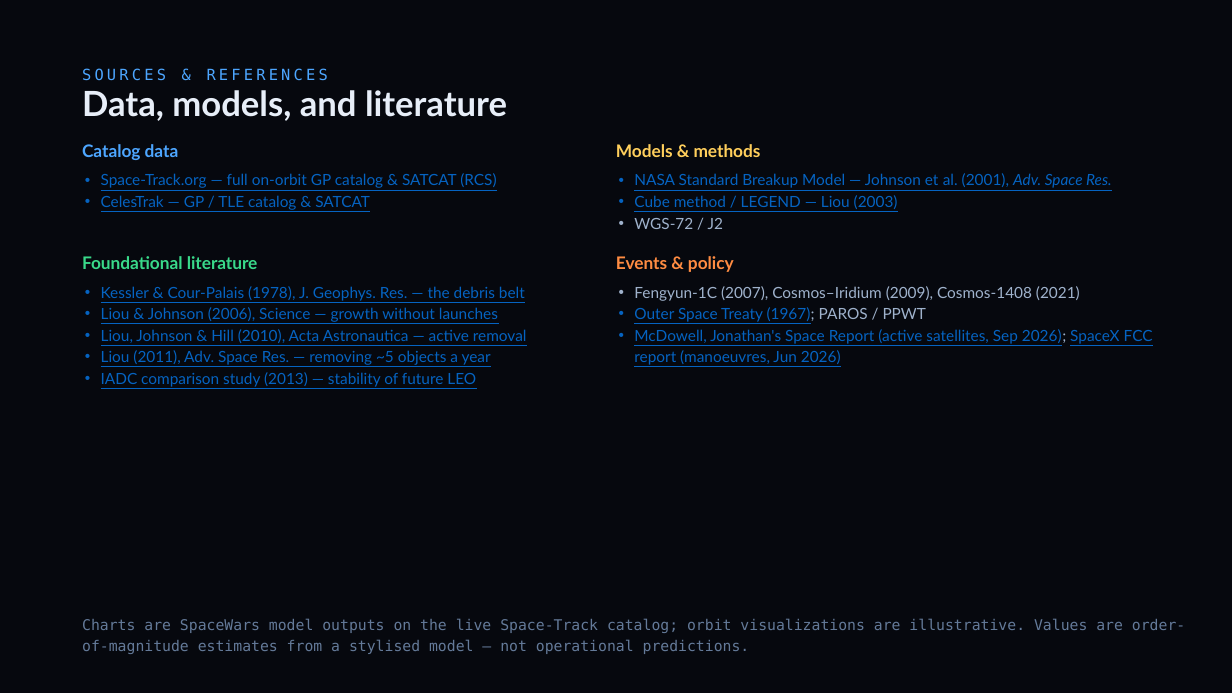
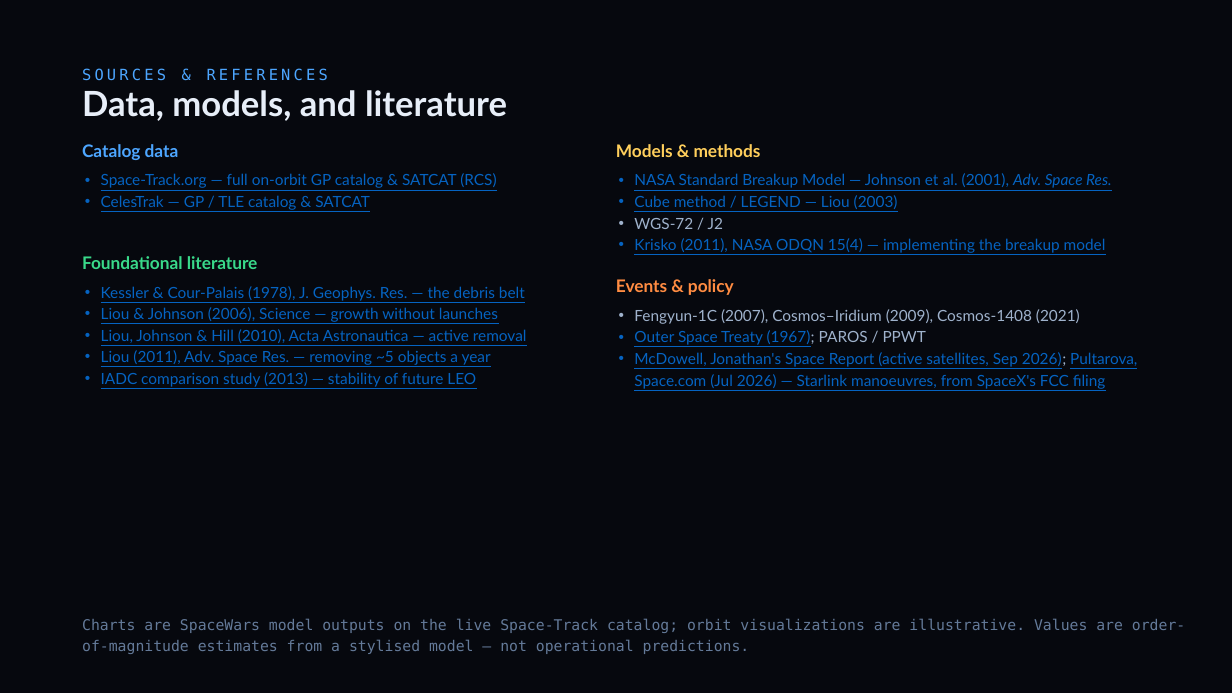
Before and after one commit to TimKadyrov/DebrisCascade, a slide deck: slide 24 of Barrel of Nails — Kessler Study.pptx. Drawn at 1232x693 pixels with LibreOffice and Linux fonts; fonts in the diff are those of the drawing. Boxes give left, top, right and bottom in pixels: in the first picture for what was removed or moved away, otherwise in the second. Text is boxed around its words. In the diff, an @@ line names an element or a change of style, - is before the commit and + after.

```diff
--- a/Barrel of Nails — Kessler Study.pptx
+++ b/Barrel of Nails — Kessler Study.pptx
@@ text at (x1=634, y1=238, x2=1106, y2=253): paragraph added @@
+• Krisko (2011), NASA ODQN 15(4) — implementing the breakup model
@@ text "Events & policy" moved from (x1=616, y1=256, x2=734, y2=272) to (x1=616, y1=279, x2=734, y2=295) @@
@@ text "Fengyun-1C (2007), Cosmos–Iridium (2009), Cosmos-1408 ..." moved from (x1=634, y1=286, x2=1153, y2=365) to (x1=634, y1=309, x2=1137, y2=389) @@
@@ text at (x1=634, y1=352, x2=1137, y2=389): text changed @@
-• McDowell, Jonathan's Space Report (active satellites, Sep 2026); SpaceX FCC report (manoeuvres, Jun 2026)
+• McDowell, Jonathan's Space Report (active satellites, Sep 2026); Pultarova, Space.com (Jul 2026) — Starlink manoeuvres, from SpaceX's FCC filing
```
Also in this commit, not shown: 1 other slide changed, 2 other files.
